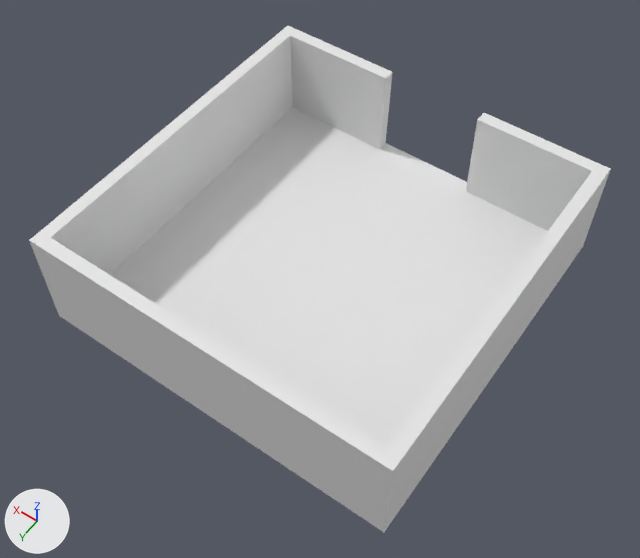
What one commit did to the FBX model Assets/Art/Prototype/Prototype_Room.FBX.
Both versions are drawn from a 50 mm camera at (-2.1, 3.04, 4.74) aimed at (-0.06, 0.18, 0.24). The axes (+X, +Y, +Z) are drawn at lower left. The lights are the same throughout. Where no turn or scale is listed for an object, it has been applied to the vertices.
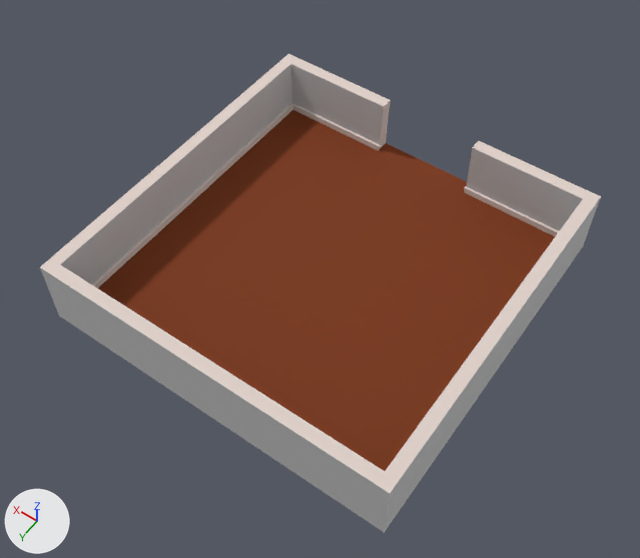
Scene script edits in JSON lines:
```json
{"op": "add", "block": "mat_wall", "code": ["mat_wall = principled_material('Wall')", "mat_wall.base_color = (0.588, 0.588, 0.588)  # light grey #cacaca", "mat_wall.roughness = 0.859"]}
{"op": "add", "block": "mat_floor", "code": ["mat_floor = principled_material('Floor')", "mat_floor.base_color = (0.192, 0.0314, 0.0)  # brown #793200", "mat_floor.roughness = 0.859"]}
{"op": "add", "block": "mat_littlethingy", "code": ["mat_littlethingy = principled_material('littlethingy')", "mat_littlethingy.base_color = (0.749, 0.639, 0.592)  # light grey #e0d1ca", "mat_littlethingy.roughness = 0.859"]}
{"block": "me_mesh", "where": "# used by ob_box001; location = (0.0, 0.0, 0.0)"}
{"block": "me_mesh", "where": "# verts and faces of me_mesh; kept vertices keep their numbers, new ones are numbered from 24"}
{"block": "me_mesh", "where": "# before: 4 (-1.27, -1.27, 0.76) at pixel (610, 168), 5 (1.27, -1.27, 0.76) at pixel (287, 25), 6 (-1.27, 1.27, 0.76) at pixel (393, 471), 7 (1.27, 1.27, 0.76) at pixel (29, 240), 8 (-1.18, -1.18, 0.76) at pixel (592, 171)"}
{"block": "me_mesh", "where": "# before: 9 (1.18, -1.18, 0.76) at pixel (290, 35), 10 (1.18, 1.18, 0.76) at pixel (50, 237), 11 (-1.18, 1.18, 0.76) at pixel (387, 448), 17 (0.36, -1.27, 0.76) at pixel (392, 71), 18 (-0.36, -1.27, 0.76) at pixel (483, 112)"}
{"block": "me_mesh", "where": "# before: 19 (-0.36, -1.18, 0.76) at pixel (477, 119), 20 (0.36, -1.18, 0.76) at pixel (385, 78)"}
{"op": "remove", "block": "me_mesh", "code": "me_mesh.from_pydata(...)  # 24 vertices, 23 faces; spans x -1.27..1.27, y -1.27..1.27, z 0.0..0.76"}
{"op": "add", "block": "me_mesh", "code": "me_mesh.from_pydata(...)  # 48 vertices, 40 faces; spans x -1.27..1.27, y -1.27..1.27, z 0.0..0.51"}
{"block": "me_mesh", "change": "me_mesh part 1: a new loose piece of 24 vertices spanning x -1.18..1.18, y -1.18..1.18, z 0.08..0.13, in mat_littlethingy (light grey #e0d1ca)"}
{"block": "me_mesh", "change": "me_mesh part 2"}
{"op": "add", "block": "me_mesh", "code": "for i in [*range(4, 12), *range(17, 21)]: verts[i] += (0.0, 0.0, -0.25)"}
{"block": "me_mesh", "change": "me_mesh part 3: 6 faces spanning x -1.27..1.27, y -1.27..1.27, z 0.0..0.51 switch from no material to mat_floor (brown #793200)"}
{"op": "add", "block": "me_mesh", "code": "me_mesh.materials.append(mat_littlethingy)  # light grey #e0d1ca"}
{"op": "add", "block": "me_mesh", "code": "me_mesh.materials.append(mat_wall)  # light grey #cacaca"}
```

Changed parts and their boxes (x1, y1, x2, y2) in the pictures (640 x 558 px; the box of a moved part takes in the faces that stretch with it):
```json
{"object": "Box001", "change": "reshaped", "before": [29, 26, 611, 532], "after": [40, 54, 601, 532]}
{"part": 1, "of": "me_mesh", "change": "added", "after": [92, 103, 559, 288]}
{"part": 2, "of": "me_mesh", "change": "moved or reshaped", "before": [29, 26, 611, 532], "after": [40, 54, 601, 532]}
{"part": 3, "of": "me_mesh", "change": "recoloured", "before": [112, 110, 546, 449], "after": [112, 110, 546, 449], "on screen": "white to brown"}
```
